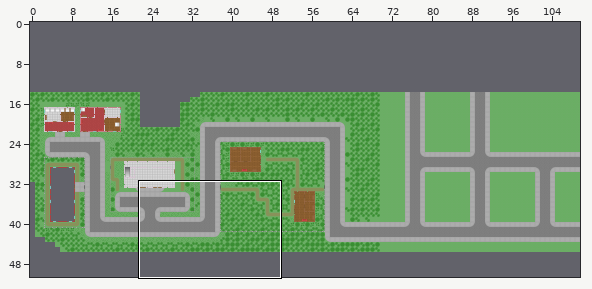
Level history. Tiled map (JSON): maps/maps/Map1.json. The first picture is a wide view before the edit; the outline marks the close-up.
Close-up. First the earlier version:
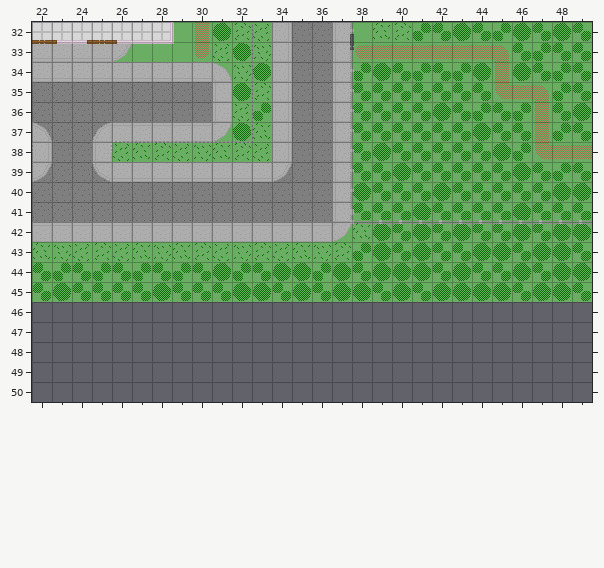
Cells are 20x20 px. Shown: x 22..49, y 32..50. The commit also changed other parts of the map, which this record leaves out. The old version is drawn lined up with the new one.
New version:
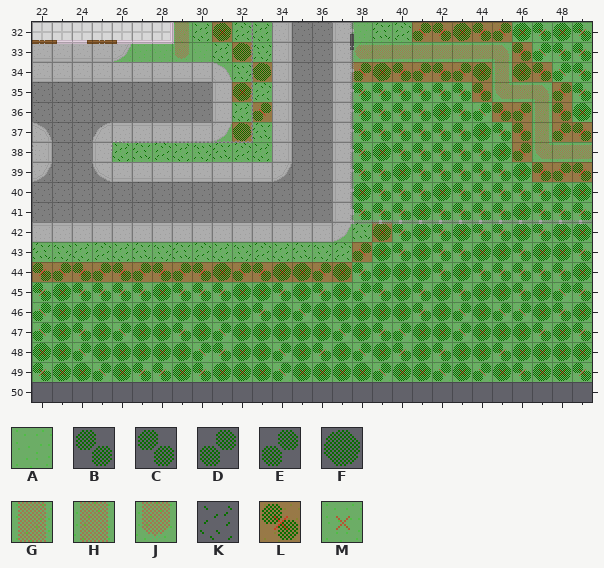
Key: from "TilesetGround": A 43 "Grass1", B 48 "Vegetation1", C 48 turned 180 "Vegetation1", D 48 turned 270 "Vegetation1", E 48 turned 90 "Vegetation1", F 57 "Vegetation2", G 95 "TrailStraight1", H 95 turned 180 "TrailStraight1", J 97 turned 180 "TrailEnd1", K 108 "Vegetation4", L 111 "VegetationCollision", M 112 "Grass1NoCollision".
_ is an empty cell, . an unchanged one.
Tiles of an added or newly shown layer are drawn over the layers below it.
See-through tiles are keyed as they look on the map.
From old to new:
map size 110x40 -> 120x50 cells (old content now starts at 0,14; both pictures use the new coordinates)
--- layer "FloorGround/Ground"
@@ x 22..49 @@
-32 .......AHA.........AAAAAAAAA
-33 .......AJ.A.............AAAA
-34 ...........A....AAAAAAA.AAAA
-35 ..........A.....AAAAAAA...AA
-36 ...........A....AAAAAAAAA.AA
-37 ..........A.....AAAAAAAAA.AA
-38 ................AAAAAAAAA...
-39 ................AAAAAAAAAAAA
-40 ................AAAAAAAAAAAA
-41 ................AAAAAAAAAAAA
-42 .................AAAAAAAAAAA
-43 ................AAAAAAAAAAAA
-44 AAAAAAAAAAAAAAAAAAAAAAAAAAAA
-45 AAAAAAAAAAAAAAAAAAAAAAAAAAAA
-46 ____________________________
-47 ____________________________
-48 ____________________________
-49 ____________________________
+32 .......GAM.........MMMMMMMMM
+33 .......JA.M.............MMMM
+34 ...........M....MMMMMMM.MMMM
+35 ..........M.....MMMMMMM...MM
+36 ...........M....MMMMMMMMM.MM
+37 ..........M.....MMMMMMMMM.MM
+38 ................MMMMMMMMM...
+39 ................MMMMMMMMMMMM
+40 ................MMMMMMMMMMMM
+41 ................MMMMMMMMMMMM
+42 .................MMMMMMMMMMM
+43 ................MMMMMMMMMMMM
+44 MMMMMMMMMMMMMMMMMMMMMMMMMMMM
+45 MMMMMMMMMMMMMMMMMMMMMMMMMMMM
+46 MMMMMMMMMMMMMMMMMMMMMMMMMMMM
+47 MMMMMMMMMMMMMMMMMMMMMMMMMMMM
+48 MMMMMMMMMMMMMMMMMMMMMMMMMMMM
+49 MMMMMMMMMMMMMMMMMMMMMMMMMMMM
--- layer "FloorGround/GroundCollision" (added)
@@ x 31..49 @@
-32 _........._____....
-33 ._............._...
-34 .._...._______.__..
-35 ._..........._..._.
-36 .._...........__._.
-37 ._............._.__
-38 ..............._...
-39 ................___
+32 L.........LLLLL....
+33 .L.............L...
+34 ..L....LLLLLLL.LL..
+35 .L...........L...L.
+36 ..L...........LL.L.
+37 .L.............L.LL
+38 ...............L...
+39 ................LLL
@@ x 22..39 @@
-42 ................._
-43 ................_.
-44 ________________..
+42 .................L
+43 ................L.
+44 LLLLLLLLLLLLLLLL..
--- layer "FloorGround/GroundDetail"
@@ x 30..30 @@
-32 _
+32 K
@@ x 22..49 @@
-44 ........................F.F.
-45 ................F....F....F.
-46 ____________________________
-47 ____________________________
-48 ____________________________
-49 ____________________________
+44 ........................B.B.
+45 ................E....C....D.
+46 DFFFFFFFFFFCFDFFFFFCFEFEEFBF
+47 DFBFDFFCFDFFFFFEFBDFFDFFFCFC
+48 FFEFFFFFDBFFDFCFEFCFBFFBFFFF
+49 CFFEFCBFBFFFEFFFFDFFEFDFCFFB
Pixel boxes of the changes (left, top, right, bottom) in both close-ups:
changed: (32, 22, 592, 382)
